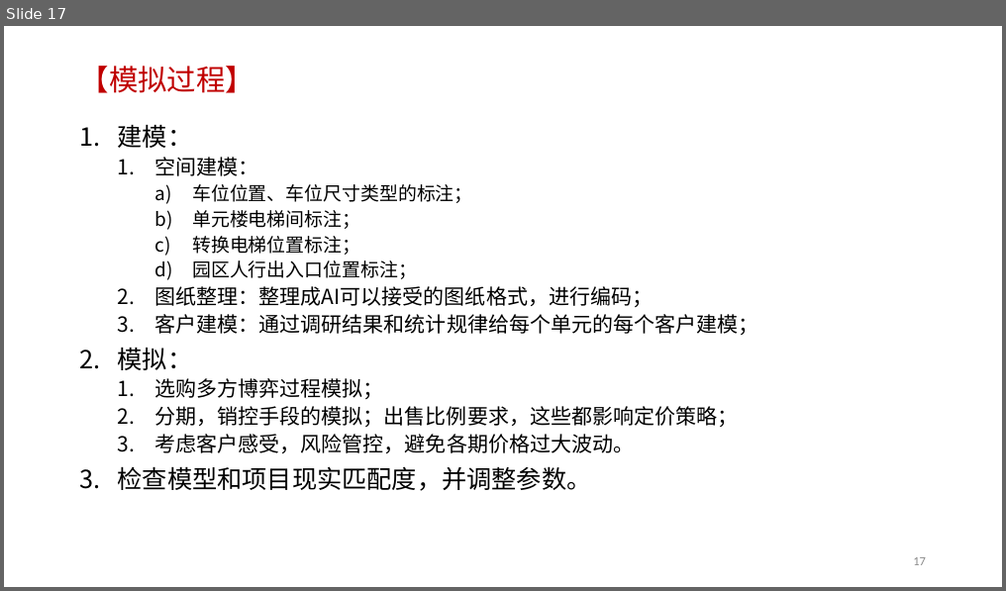
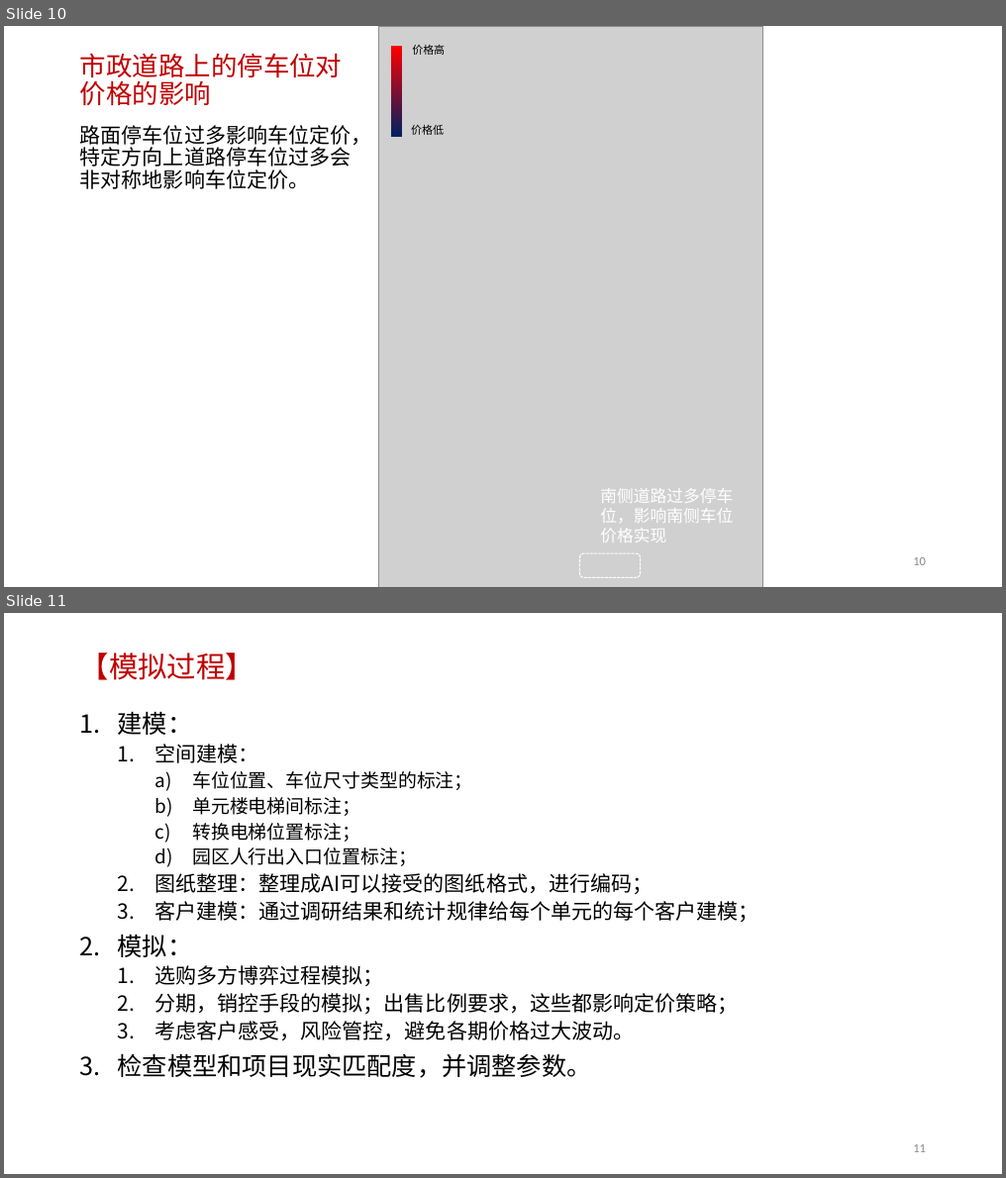
Before and after one commit to ludwigpeking/2409-parking-pricing, a slide deck: 2401-parkingPricing.pptx. Shown one above the other, each under a label of ours: slide 17 before the commit, slides 10 and 11 after it. The pictures are 1006x591 and 1006x1178 pixels, drawn with LibreOffice and Linux fonts; fonts in the diff are those of the drawing; grey boxes stand for pictures; background and template pictures are left out. Boxes give left, top, right and bottom in pixels: in the first picture for what was removed or moved away, otherwise in the second. Text is boxed around its words. In the diff, an @@ line names an element or a change of style, - is before the commit and + after.

```diff
--- a/2401-parkingPricing.pptx
+++ b/2401-parkingPricing.pptx
@@ slide 10 added at <box>4,26,1002,587</box>, background #FFFFFF; not listed: 1 template element that a slide beside it also shows @@
@@ title added at <box>80,53,343,105</box>, 25.2 pt, text #C00000 @@
+市政道路上的停车位对价格的影响
@@ picture added at <box>378,26,763,587</box> @@
@@ rectangle added at <box>391,46,402,137</box>, fill gradient #FF0000 to #002060 @@
@@ text added at <box>412,45,445,55</box>, 10.5 pt, text #000000 @@
+价格高
@@ text added at <box>80,125,371,189</box>, 20 pt, text #000000 @@
+路面停车位过多影响车位定价，特定方向上道路停车位过多会非对称地影响车位定价。
@@ text added at <box>411,125,444,135</box>, 10.5 pt, text #000000 @@
+价格低
@@ text added at <box>600,488,733,543</box>, 16 pt, text #FFFFFF @@
+南侧道路过多停车位，影响南侧车位价格实现
@@ rounded rectangle added at <box>580,554,641,577</box>, outline #FFFFFF 1 pt dashed @@
@@ what was slide 17 is now slide 11 @@
@@ page number at <box>913,1145,926,1153</box>: text changed @@
-17
+11
```
Also in this commit, not shown: 10 slides changed, 2 other slides added, 9 slides removed, 12 other files.
